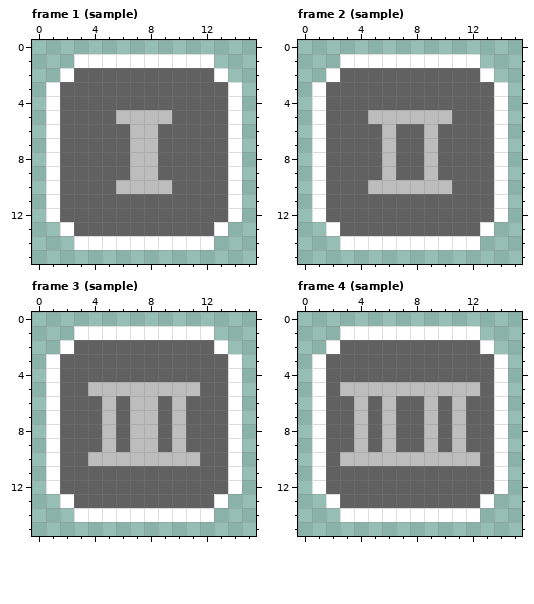
Two versions of one pixel-art file, Assets/AnimationImporter/sample.ase. Above, as it was before the edit.
16x16 pixels, 16 frames. Shown: frame 1 (sample), frame 2 (sample), frame 3 (sample), frame 4 (sample). The commit also changed other frames, which this record leaves out.
After:
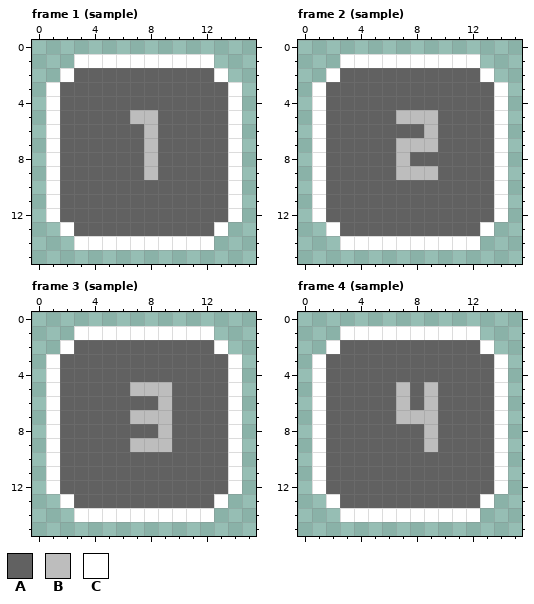
Palette (. is transparent): A #616161  B #bdbdbd  C #ffffff
The author wrote: Replace pixel font on sample pads.
Change:
{"where": "frame 1 (sample), layer \"Layer 2\""}
{"frame":1,"y":5,"x":6,"old":"B","new":"A"}
{"frame":1,"y":5,"x":9,"old":"B","new":"A"}
{"frame":1,"y":6,"x":7,"old":"B","new":"A"}
{"frame":1,"y":7,"x":7,"old":"B","new":"A"}
{"frame":1,"y":8,"x":7,"old":"B","new":"A"}
{"frame":1,"y":9,"x":7,"old":"B","new":"A"}
{"frame":1,"y":10,"x":6,"old":"BBBB","new":"AAAA"}
{"where": "frame 2 (sample), layer \"Layer 2\""}
{"frame":2,"y":5,"x":5,"old":"BB","new":"AA"}
{"frame":2,"y":5,"x":10,"old":"B","new":"A"}
{"frame":2,"y":6,"x":6,"old":"B","new":"A"}
{"frame":2,"y":7,"x":6,"old":"BAA","new":"ABB"}
{"frame":2,"y":8,"x":6,"old":"BA","new":"AB"}
{"frame":2,"y":8,"x":9,"old":"B","new":"A"}
{"frame":2,"y":9,"x":6,"old":"BAA","new":"ABB"}
{"frame":2,"y":10,"x":5,"old":"BBBBBB","new":"AAAAAA"}
{"where": "frame 3 (sample), layer \"Layer 2\""}
{"frame":3,"y":5,"x":4,"old":"BBB","new":"AAA"}
{"frame":3,"y":5,"x":10,"old":"BB","new":"AA"}
{"frame":3,"y":6,"x":5,"old":"B","new":"A"}
{"frame":3,"y":6,"x":7,"old":"BBAB","new":"AABA"}
{"frame":3,"y":7,"x":5,"old":"B","new":"A"}
{"frame":3,"y":7,"x":9,"old":"AB","new":"BA"}
{"frame":3,"y":8,"x":5,"old":"B","new":"A"}
{"frame":3,"y":8,"x":7,"old":"BBAB","new":"AABA"}
{"frame":3,"y":9,"x":5,"old":"B","new":"A"}
{"frame":3,"y":9,"x":9,"old":"AB","new":"BA"}
{"frame":3,"y":10,"x":4,"old":"BBBBBBBB","new":"AAAAAAAA"}
{"where": "frame 4 (sample), layer \"Layer 2\""}
{"frame":4,"y":5,"x":3,"old":"BBBB","new":"AAAA"}
{"frame":4,"y":5,"x":8,"old":"B","new":"A"}
{"frame":4,"y":5,"x":10,"old":"BBB","new":"AAA"}
{"frame":4,"y":6,"x":4,"old":"B","new":"A"}
{"frame":4,"y":6,"x":6,"old":"BA","new":"AB"}
{"frame":4,"y":6,"x":11,"old":"B","new":"A"}
{"frame":4,"y":7,"x":4,"old":"B","new":"A"}
{"frame":4,"y":7,"x":6,"old":"BAA","new":"ABB"}
{"frame":4,"y":7,"x":11,"old":"B","new":"A"}
{"frame":4,"y":8,"x":4,"old":"B","new":"A"}
{"frame":4,"y":8,"x":6,"old":"B","new":"A"}
{"frame":4,"y":8,"x":11,"old":"B","new":"A"}
{"frame":4,"y":9,"x":4,"old":"B","new":"A"}
{"frame":4,"y":9,"x":6,"old":"B","new":"A"}
{"frame":4,"y":9,"x":11,"old":"B","new":"A"}
{"frame":4,"y":10,"x":3,"old":"BBBBBBBBBB","new":"AAAAAAAAAA"}
{"label":"changed","picture_box":[116,110,172,194]}
{"label":"changed","picture_box":[368,110,452,194]}
{"label":"changed","picture_box":[88,382,200,466]}
{"label":"changed","picture_box":[340,382,480,466]}
